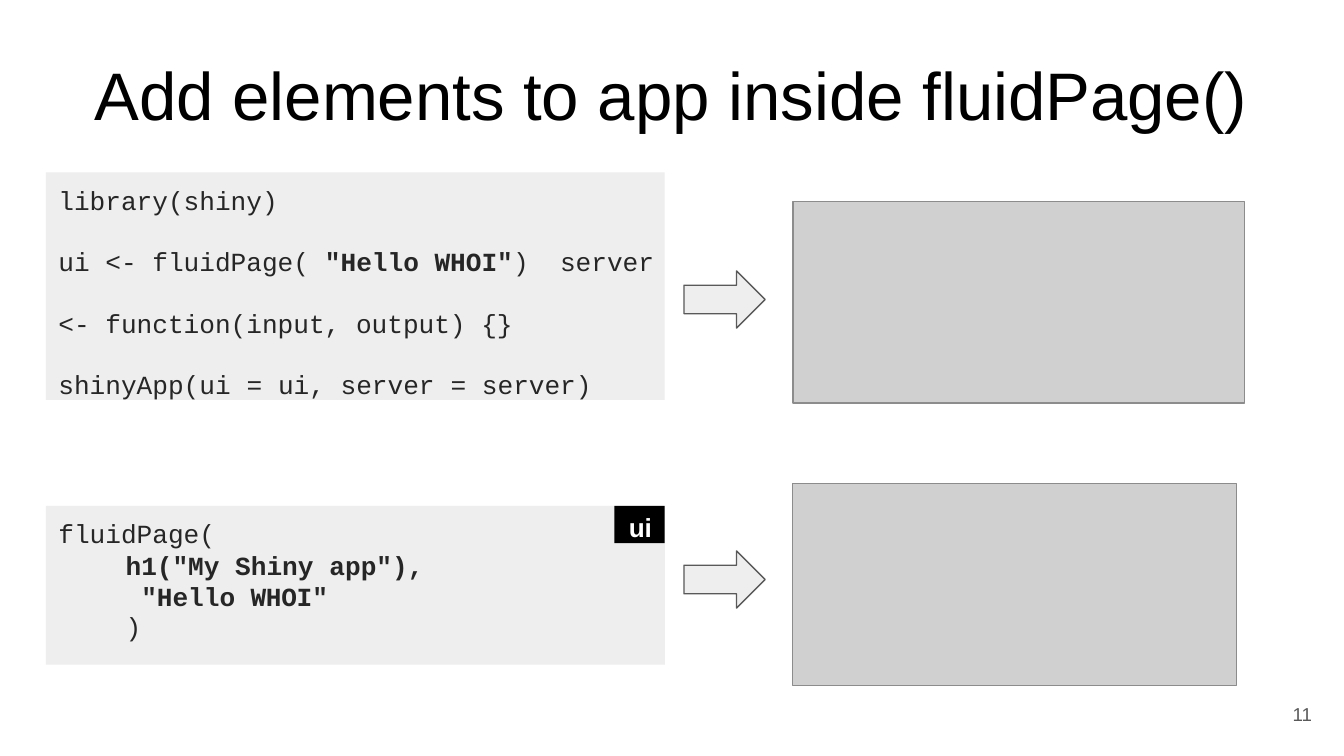
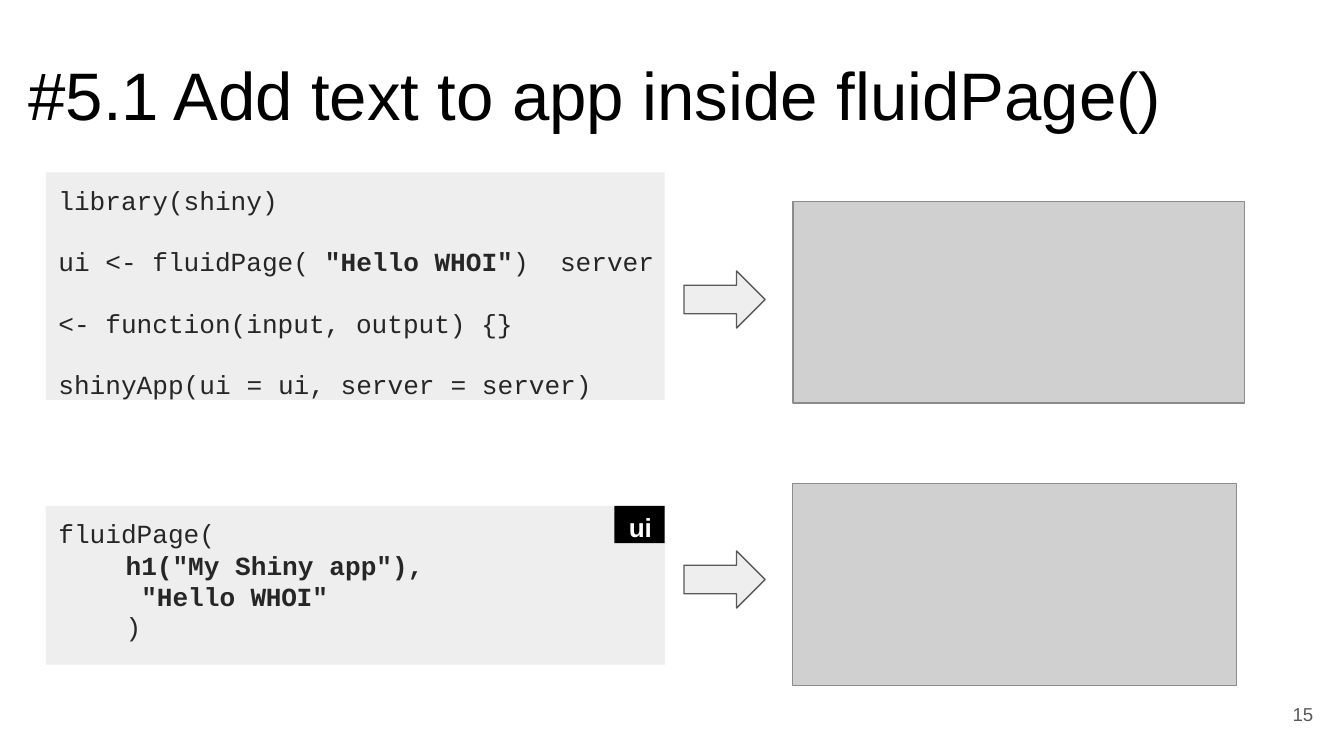
Before and after one commit to WHOIGit/Rshinypresentation, a slide deck: slide 15 of shinyRpresentation.odp (slide 11 before the commit). Drawn at 1344x756 pixels with LibreOffice and Linux fonts; fonts in the diff are those of the drawing; grey boxes stand for pictures. Boxes give left, top, right and bottom in pixels: in the first picture for what was removed or moved away, otherwise in the second. Text is boxed around its words. In the diff, an @@ line names an element or a change of style, - is before the commit and + after.

```diff
--- a/shinyRpresentation.odp
+++ b/shinyRpresentation.odp
@@ title at [29,71,1161,132]: text changed @@
-Add elements to app inside fluidPage()
+#5.1 Add text to app inside fluidPage()
@@ page number at [1293,708,1314,721]: text changed @@
-11
+15
```
Also in this commit, not shown: 28 other slides changed, 10 slides added, 7 slides removed, 8 other files.
